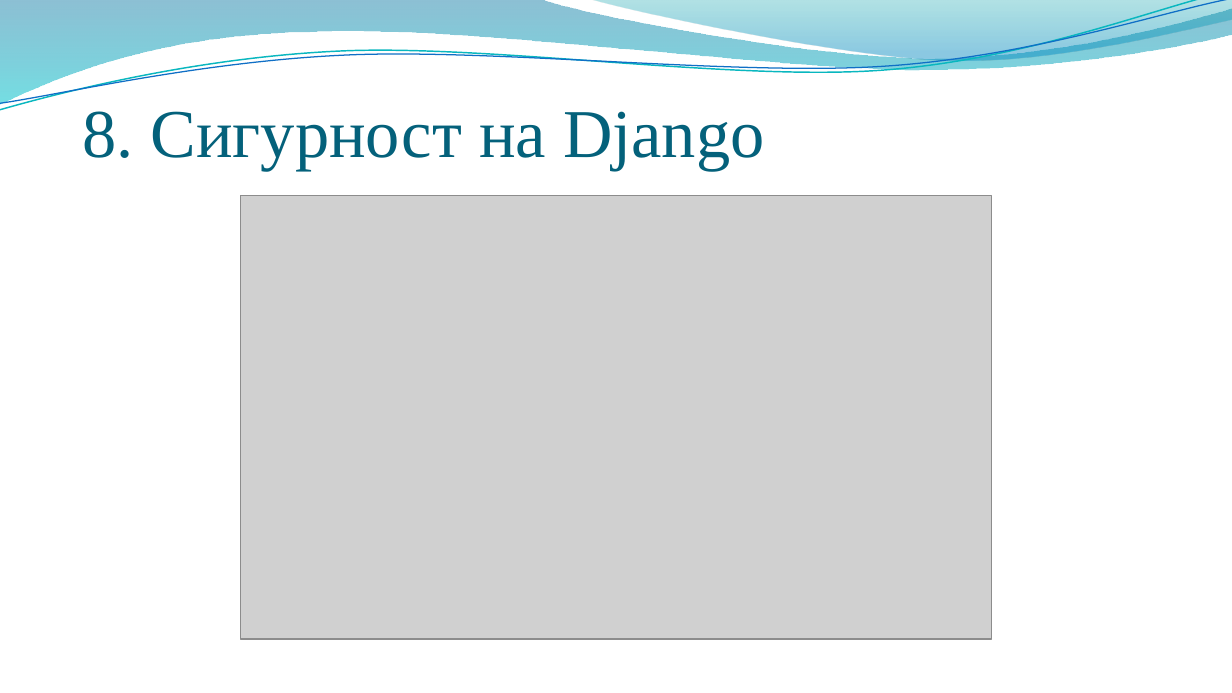
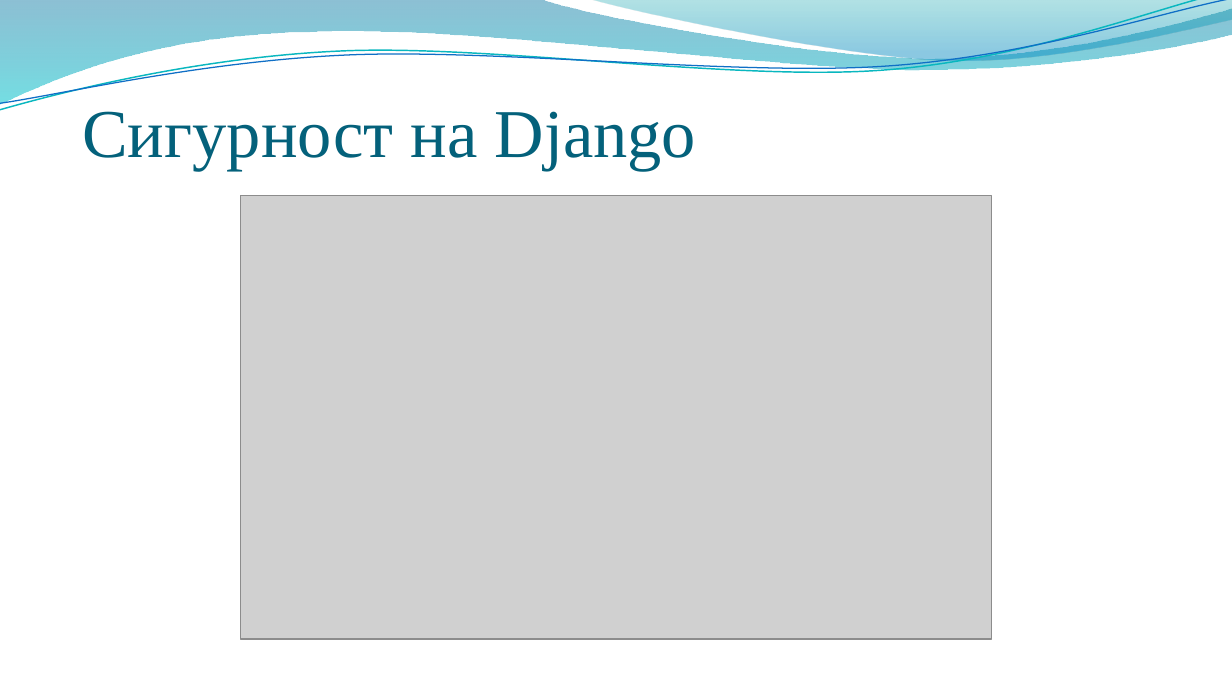
Before and after one commit to pgee-dzi2024/Theme_2507, a slide deck: slide 8 of dr/Защита.pptx. Drawn at 1232x693 pixels with LibreOffice and Linux fonts; fonts in the diff are those of the drawing; grey boxes stand for pictures; background and template pictures are left out. Boxes give left, top, right and bottom in pixels: in the first picture for what was removed or moved away, otherwise in the second. Text is boxed around its words. In the diff, an @@ line names an element or a change of style, - is before the commit and + after.

```diff
--- a/dr/Защита.pptx
+++ b/dr/Защита.pptx
@@ title at (82,111,696,170): text changed @@
-8. Сигурност на Django
+Сигурност на Django
```
Also in this commit, not shown: 7 other slides changed, 5 other files.
